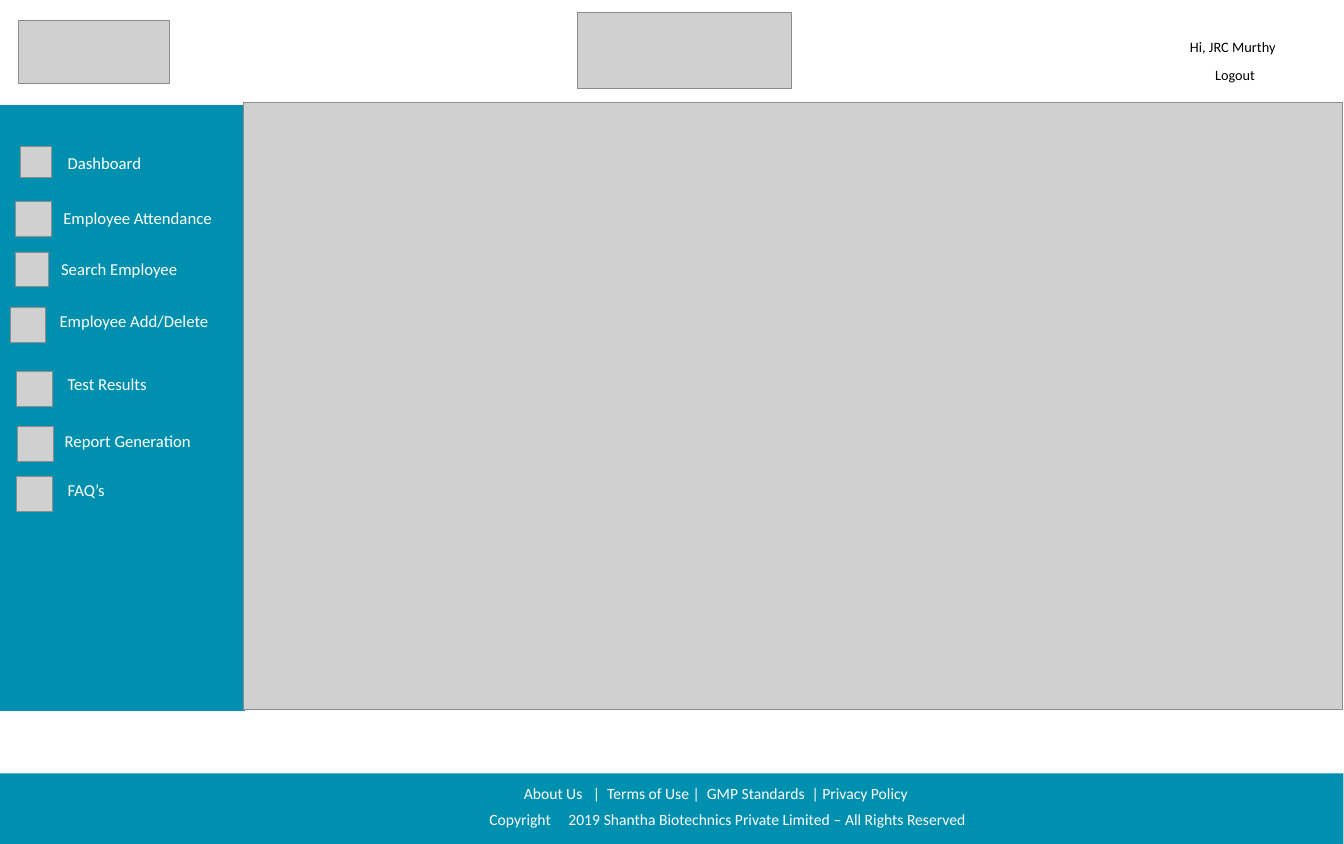
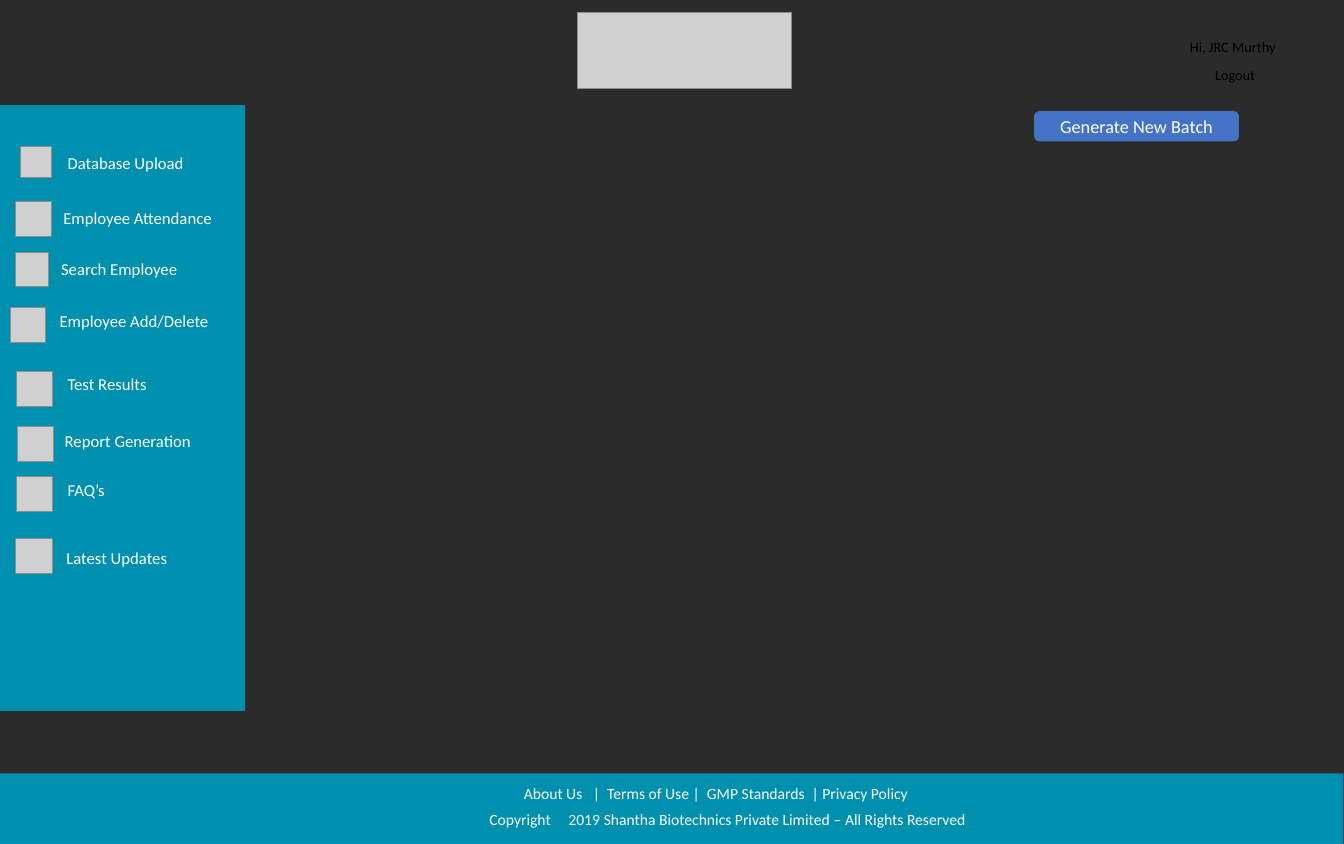
Before and after one commit to sarthakbhutani/Shantha_sih2019, a slide deck: slide 6 of Documentation/Screen Designs/Shanta Sanofi Screen Designs.pptx (slide 2 before the commit). Drawn at 1344x844 pixels with LibreOffice and Linux fonts; fonts in the diff are those of the drawing; grey boxes stand for pictures; background and template pictures are left out; a plain dark background stands for a picture behind light text. Boxes give left, top, right and bottom in pixels: in the first picture for what was removed or moved away, otherwise in the second. Text is boxed around its words. In the diff, an @@ line names an element or a change of style, - is before the commit and + after.

```diff
--- a/Documentation/Screen Designs/Shanta Sanofi Screen Designs.pptx
+++ b/Documentation/Screen Designs/Shanta Sanofi Screen Designs.pptx
@@ background #FFFFFF to picture (left out) @@
@@ picture removed at [19,21,170,84] @@
@@ picture removed at [244,102,1343,710] @@
@@ rounded rectangle added at [1034,112,1239,142], fill #4472C4, 14 pt, text #FFFFFF @@
+Generate New Batch
@@ text at [68,157,183,172]: text changed @@
-Dashboard
+Database Upload
@@ picture added at [16,538,52,573] @@
@@ text added at [66,552,167,567], 12.8 pt, text #FFFFFF @@
+Latest Updates
```
Also in this commit, not shown: 2 other slides changed, 11 slides added.
